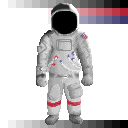
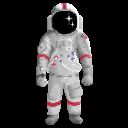
Layer changes from the first 128px x 128px image to the second:
painted on "Helm_S1" over left=49, top=3, right=79, bottom=80
painted on "Torso_D1" over left=50, top=33, right=73, bottom=61
painted on "Torso_2_C1" over left=47, top=30, right=52, bottom=37
painted on "Arm_R_D1" over left=80, top=32, right=92, bottom=61
painted on "Arm_L_D1" over left=37, top=53, right=49, bottom=61
painted on "Arm_L_S1" over left=39, top=30, right=54, bottom=42
added layer "Backpack" in group "Sprite" over left=47, top=15, right=83, bottom=32
hid "Pallet" over left=0, top=0, right=128, bottom=128
added layer "BG2" above "Background" over left=0, top=0, right=128, bottom=128
